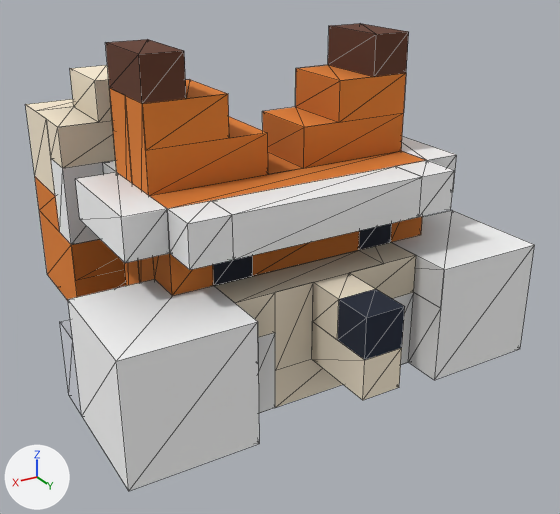
The glTF model client/public/models/fox.glb, before and after one commit.
One viewpoint serves both versions: a 50 mm lens placed at (0.735, 1.27, 1.036), pointed at (-0.059, -0.052, 0.375). Lighting does not change. The marker at lower left points along +X, +Y and +Z. The first picture is the older version. Mesh edges are drawn as thin lines. Vertices at exactly the same position are counted once.

The first picture shows 'fox_body', 'fox_eyes', 'fox_glove_left', 'fox_glove_right', 'fox_headband', 'fox_headband_stripe', 'fox_tail'.
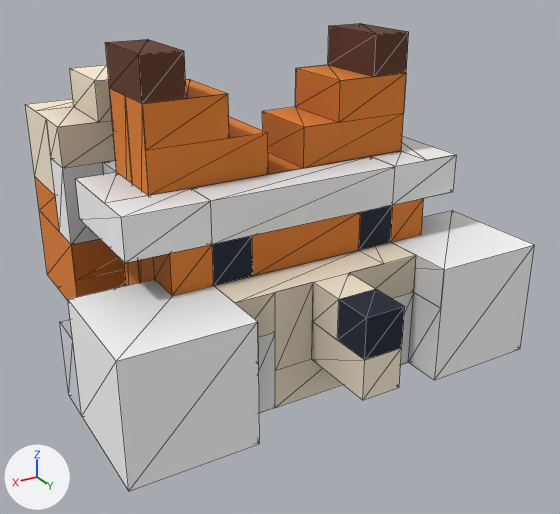
Patch to the scene script:
```diff
--- a/client/public/models/fox.glb.py
+++ b/client/public/models/fox.glb.py
@@ me_fox_body @@
 me_fox_body.from_pydata(...)  # 160 vertices, 246 faces; spans x -0.333..0.25, y -0.25..0.333, z 0.0..0.833
 # used by ob_fox_body; location = (0.0, 0.0, 0.0)
 # before: 66 (0.25, 0.083, 0.583) at pixel (167, 208), 67 (0.25, 0.0, 0.583) at pixel (148, 195), 81 (-0.333, 0.0, 0.583) at pixel (401, 150), 82 (-0.333, 0.083, 0.583) at pixel (426, 160), 145 (-0.333, 0.0, 0.667) at pixel (403, 112)
 # before: 146 (0.25, 0.0, 0.667) at pixel (145, 150)
-me_fox_body.vertices[147].co = (-0.25, 0.083, 0.583)  # pixel (395, 166)
-me_fox_body.vertices[148].co = (0.25, 0.083, 0.5)  # pixel (169, 253)
+# me_fox_body part 1
+for i in [66, 67, 81, 82, 145, 146]: me_fox_body.vertices[i].co += Vector((0.0, 0.0, -0.083))
+me_fox_body.vertices[147].co = (-0.333, 0.0, 0.667)  # pixel (403, 112)
+me_fox_body.vertices[148].co = (0.25, 0.0, 0.667)  # pixel (145, 150)
+# me_fox_body part 2: 18 kept faces spanning x -0.333..0.25, y -0.167..0.25, z 0.167..0.75 get new vertex colours
 me_fox_body.materials.append(mat_hopbrawl_vertexcolor)
@@ me_fox_headband @@
 # used by ob_fox_headband; location = (0.0, 0.0, 0.0)
-me_fox_headband.from_pydata(...)  # 32 vertices, 60 faces; spans x -0.417..0.333, y -0.25..0.167, z 0.5..0.583
+me_fox_headband.from_pydata(...)  # 32 vertices, 52 faces; spans x -0.417..0.333, y -0.25..0.083, z 0.5..0.583
+# me_fox_headband part 3
+# 10 vertices are removed from x -0.333..0.25, y 0.083..0.167, z 0.5..0.583
+# 36 faces are deleted
+# 2 vertices are added at (0.25, 0.0, 0.5), (0.25, 0.0, 0.583)
+# 8 new vertices lie (0.0, -0.083, 0.0) away from vertices in x -0.333..0.333, y 0.083, z 0.5..0.583
+# 28 new faces join them
 me_fox_headband.materials.append(mat_hopbrawl_vertexcolor)
@@ me_fox_headband_stripe @@
 # used by ob_fox_headband_stripe; location = (0.0, 0.0, 0.0)
-me_fox_headband_stripe.from_pydata(...)  # 16 vertices, 24 faces; spans x -0.25..0.333, y -0.333..0.167, z 0.417..0.583
+me_fox_headband_stripe.from_pydata(...)  # 16 vertices, 24 faces; spans x -0.25..0.333, y -0.333..0.083, z 0.417..0.583
+# me_fox_headband_stripe part 4: the loose piece of 8 vertices spanning x -0.25..0.167, y 0.083..0.167, z 0.5..0.583 is moved by (0.0, -0.083, 0.0)
 me_fox_headband_stripe.materials.append(mat_hopbrawl_vertexcolor)
```

Pixel boxes (x1, y1, x2, y2) of what changed, in the pictures (560 x 514 px; the box of a moved part takes in the faces that stretch with it):
'fox_body', reshaped
    before: (106, 23, 425, 408)
    after: (106, 23, 424, 408)
'fox_headband_stripe', reshaped (7% narrower, 13% shorter)
    before: (51, 159, 422, 260)
    after: (51, 157, 395, 245)
'fox_headband', reshaped
    before: (75, 136, 457, 270)
    after: (75, 136, 457, 263)
part 1 of me_fox_body, moved or reshaped
    before: (142, 74, 425, 296)
    after: (142, 74, 424, 296)
part 2 of me_fox_body, recoloured (brown to beige)
    before: (173, 216, 422, 328)
    after: (173, 199, 424, 328)
part 3 of me_fox_headband, moved or reshaped
    before: (100, 155, 457, 270)
    after: (100, 151, 457, 263)
part 4 of me_fox_headband_stripe, moved or reshaped
    before: (212, 166, 422, 260)
    after: (191, 157, 395, 244)
